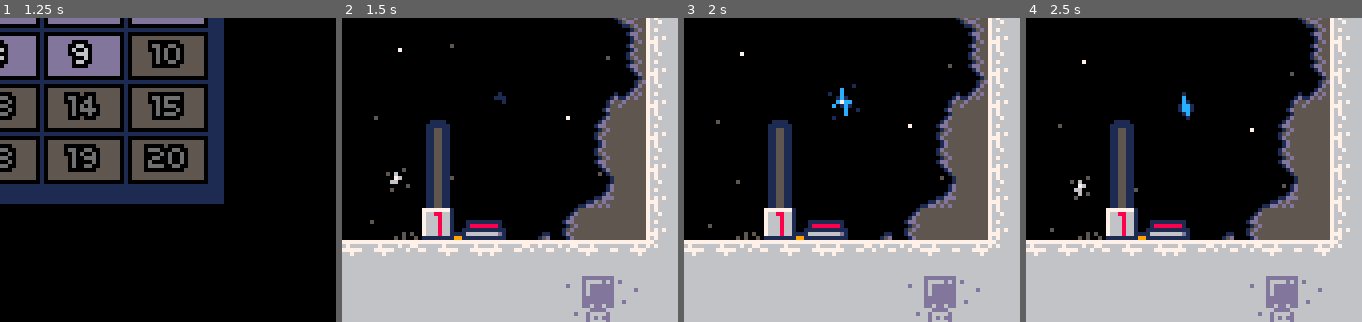
Above: before the commit, frames 1-4 (left to right).
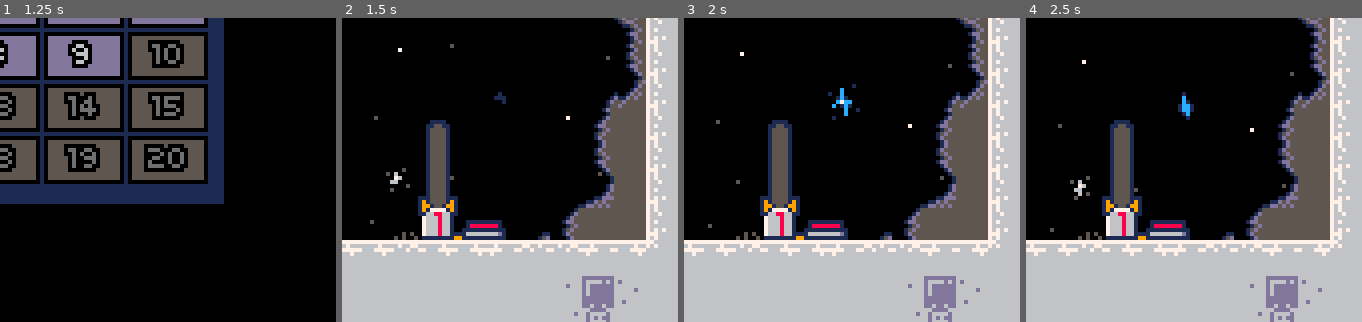
Above: after the commit, the same moments.

Repository: frznc/This-Weigh-Up
Game: Godot game, scene res://scenes/menu.tscn
Same seed, same stepped clock (60 frames per second), same inputs: the game is played once before the commit and once after it.
Inputs:
- Up to frame 1 (1.25 s): click "Play" at 0.5 s
- Up to frame 2 (1.5 s): click "1" at 1.25 s
- Up to frame 3 (2 s): no input
- Up to frame 4 (2.5 s): hold D (right) from 2.03 s (still down); tap Q (drop) at 2.1 s; tap Space (jump) at 2.27 s
The pictures show only the part of the screen within x 50-100%, y 42-92%; the shares and areas given below are measured in that part.

Frame 1 is identical in both runs. In frame 2, 1.0% of the frame differs, in the area x 22-35%, y 34-66%; in frame 3, 1.0%; in frame 4, 1.0%.

Commit message:
Stand Scale Arrow

Diff:
--- a/scenes/objects/breakable_block.tscn
+++ b/scenes/objects/breakable_block.tscn
@@ -49,10 +49,10 @@
 }]
 
 [sub_resource type="RectangleShape2D" id="RectangleShape2D_d0nj2"]
-size = Vector2(24, 8.5)
+size = Vector2(40, 8.5)
 
 [sub_resource type="RectangleShape2D" id="RectangleShape2D_3glip"]
-size = Vector2(15.4, 0.2)
+size = Vector2(31, 0.2)
 
 [sub_resource type="Curve" id="Curve_eavge"]
 _data = [Vector2(0, 1), 0.0, 0.0, 0, 0, Vector2(0.904494, 0), -0.0489008, 0.0, 0, 0]
--- a/scenes/objects/stand_scale.tscn
+++ b/scenes/objects/stand_scale.tscn
@@ -6,6 +6,7 @@
 [ext_resource type="AudioStream" uid="uid://vbxummvqusin" path="res://sounds/blip.wav" id="4_nuuh5"]
 [ext_resource type="AudioStream" uid="uid://8p5s6gvyc8ba" path="res://sounds/complete.wav" id="5_hohyw"]
 [ext_resource type="AudioStream" uid="uid://m4ud8mwl8lyq" path="res://sounds/too_much.wav" id="6_v3f8q"]
+[ext_resource type="Texture2D" uid="uid://cnboeivb7s50p" path="res://textures/scale_arrow.png" id="7_bqugb"]
 
 [sub_resource type="RectangleShape2D" id="RectangleShape2D_7u85j"]
 size = Vector2(9, 4)
@@ -49,7 +50,7 @@
 shape = SubResource("RectangleShape2D_d41ci")
 
 [node name="Pip Tick" type="Timer" parent="."]
-wait_time = 0.1
+wait_time = 0.05
 
 [node name="blip" type="AudioStreamPlayer2D" parent="."]
 stream = ExtResource("4_nuuh5")
@@ -63,6 +64,11 @@
 [node name="error" type="AudioStreamPlayer2D" parent="."]
 stream = ExtResource("6_v3f8q")
 
+[node name="Arrow" type="Sprite2D" parent="."]
+z_index = 1
+position = Vector2(-12, 8)
+texture = ExtResource("7_bqugb")
+
 [connection signal="body_entered" from="Area2D" to="." method="_on_area_2d_body_entered"]
 [connection signal="body_exited" from="Area2D" to="." method="_on_area_2d_body_exited"]
 [connection signal="timeout" from="Pip Tick" to="." method="_on_pip_tick_timeout"]
--- a/scenes/objects/weight.tscn
+++ b/scenes/objects/weight.tscn
@@ -14,6 +14,7 @@
 size = Vector2(8, 8)
 
 [node name="weight" type="RigidBody2D"]
+z_index = 20
 collision_layer = 6
 collision_mask = 5
 gravity_scale = 0.5
--- a/scenes/pip.tscn
+++ b/scenes/pip.tscn
@@ -37,6 +37,8 @@
 script = ExtResource("1_ia6yy")
 
 [node name="AnimatedSprite2D" type="AnimatedSprite2D" parent="."]
+position = Vector2(5.96046e-08, 0)
+scale = Vector2(2, 1)
 sprite_frames = SubResource("SpriteFrames_dgg6n")
 
 [node name="blip" type="AudioStreamPlayer2D" parent="."]
--- a/scripts/stand_scale.gd
+++ b/scripts/stand_scale.gd
@@ -12,6 +12,7 @@
 @onready var blip = $blip
 @onready var yay = $complete
 @onready var error = $error
+@onready var arrow = $Arrow
 
 var error_told = false
 var complete = false
@@ -25,6 +26,9 @@
 func _ready() -> void:
 	# Set text to weight needed
 	label.text = str(weight_needed)
+
+	# Set arrow position to required weight
+	arrow.position.y -= weight_needed
 
 	# Create pips
 	for x in 20:
Not shown: 1 places in scenes/objects/stand_scale.tscn that only renumber resources
Binary file added: textures/scale_arrow.aseprite
Binary file added: textures/scale_arrow.png
Not shown, added: textures/scale_arrow.png.import
Binary file changed: textures/standscale.png
